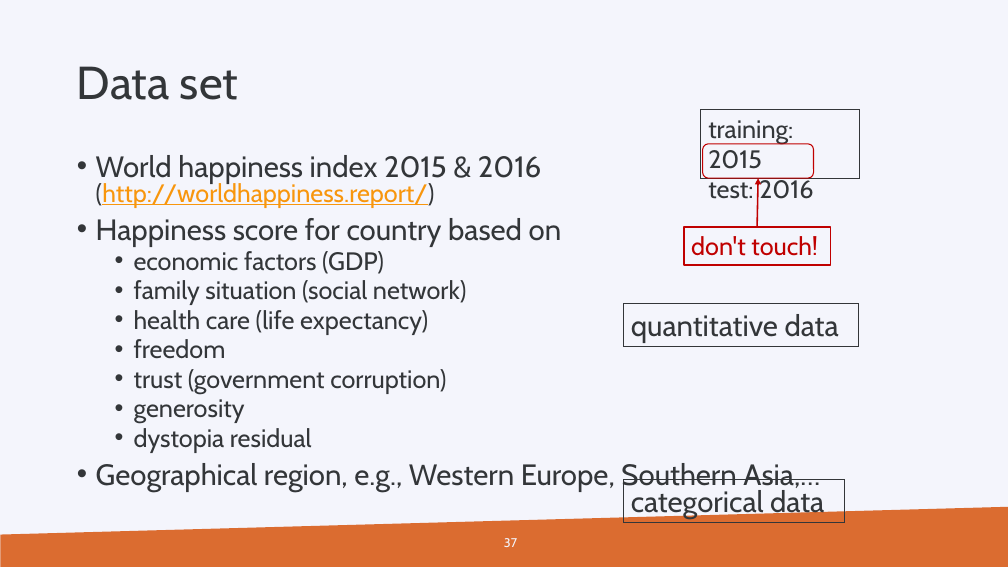
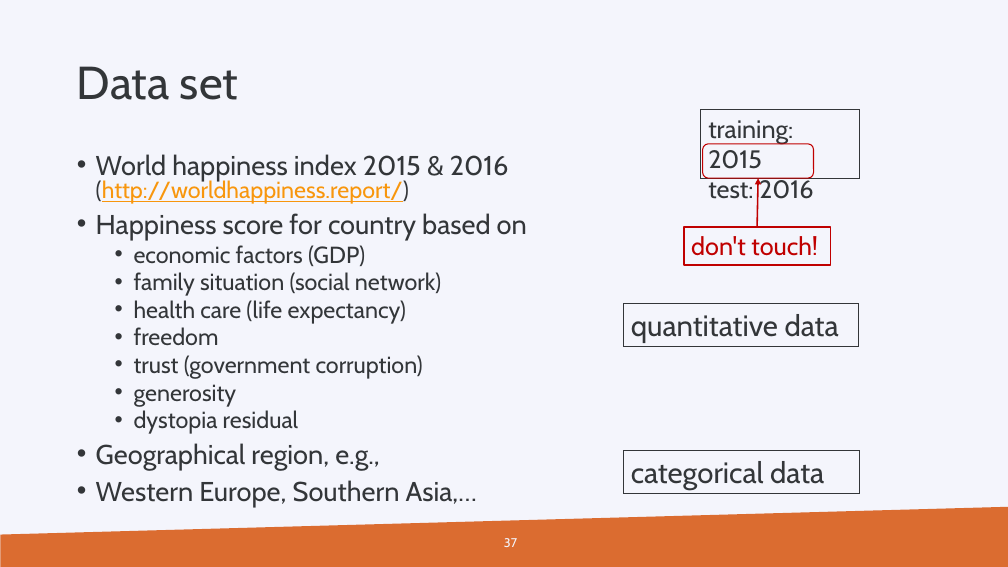
Before and after one commit to gjbex/Machine-learning-with-Python, a slide deck: slide 37 of python_for_machine_learning.pptx. Drawn at 1008x567 pixels with LibreOffice and Linux fonts; fonts in the diff are those of the drawing; background and template pictures are left out. Boxes give left, top, right and bottom in pixels: in the first picture for what was removed or moved away, otherwise in the second. Text is boxed around its words. In the diff, an @@ line names an element or a change of style, - is before the commit and + after.

Commit message:
Improve formatting

```diff
--- a/python_for_machine_learning.pptx
+++ b/python_for_machine_learning.pptx
@@ text at bbox=[96, 154, 527, 434]: size 28 to 25.9 pt in "World happiness index 2015 & 2016", "Happiness score for country based on"; size 24 to 22.2 pt in "(http://worldhappiness.report/)", "economic factors (GDP)", "family situation (social network)", "health care (life expectancy)" and 4 more places @@
@@ text at bbox=[96, 443, 477, 507]: text changed; size 28 to 25.9 pt @@
-• Geographical region, e.g., Western Europe, Southern Asia,…
+• Geographical region, e.g.,
+• Western Europe, Southern Asia,…
@@ rectangle "categorical data": place and size @@
-rectangle "categorical data" at bbox=[624, 479, 845, 523]
+rectangle "categorical data" at bbox=[624, 451, 860, 494]
```
Also in this commit, not shown: 15 other slides changed.
